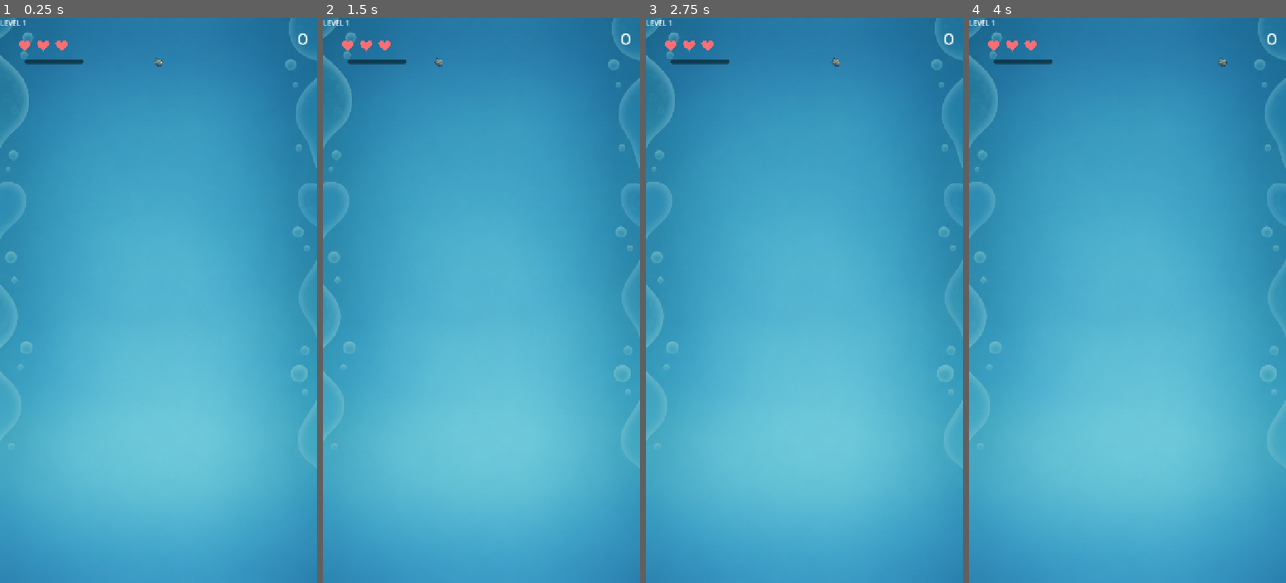
Above: before the commit, frames 1-4 (left to right).
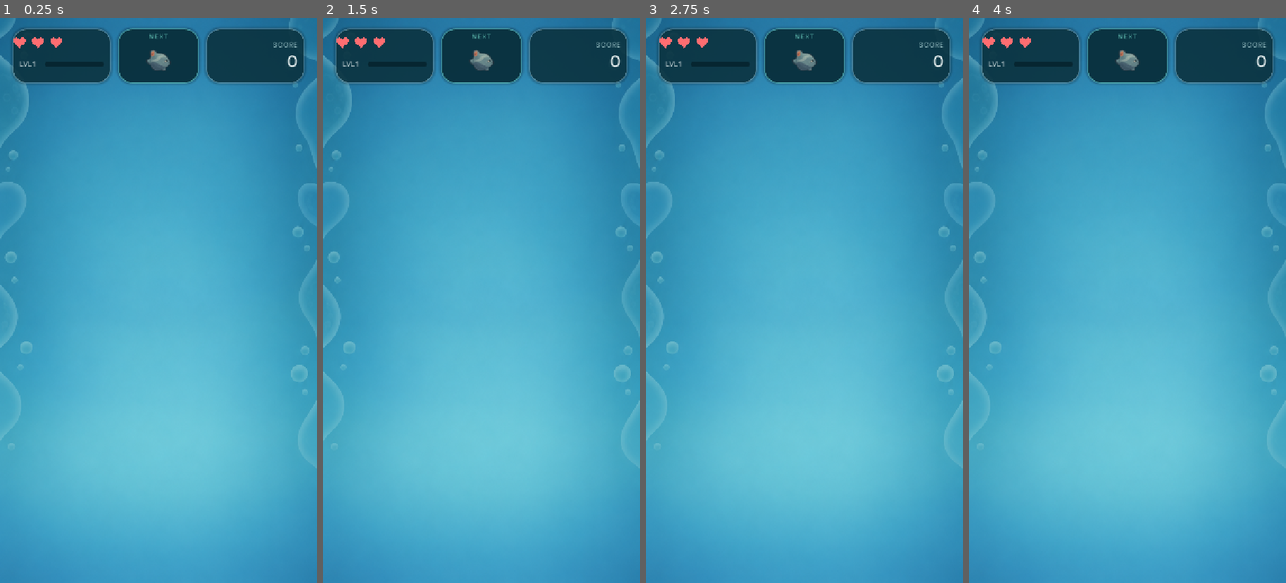
Above: after the commit, the same moments.

Repository: Trend25/Evolution_Game
Game: Godot game, scene res://scenes/Main.tscn
Two runs of this game, one before a commit and one after it. Both use one fixed random seed, a clock stepped at 60 frames per second and the inputs below.
Inputs (mouse positions are in pixels of both pictures, inside the frame that each line leads up to):
- Up to frame 1 (0.25 s): no input
- Up to frame 2 (1.5 s): tap Enter at 0.5 s; move the mouse to (551, 272) at 0.52 s; click (551, 272) at 0.67 s; tap Space at 1.25 s; drag from (418, 328) to (481, 108) at 1.27 s
- Up to frame 3 (2.75 s): tap Enter at 2 s; move the mouse to (836, 176) at 2.02 s; click (836, 176) at 2.17 s
- Up to frame 4 (4 s): tap Space at 2.75 s; drag from (1111, 413) to (1032, 215) at 2.77 s; tap Enter at 3.5 s; move the mouse to (1222, 385) at 3.52 s; click (1222, 385) at 3.67 s

The runs differ from the first frame. In frame 1, 8.4% of the frame differs, in the area x 0-98%, y 0-12%; in frame 2, 8.4%; in frame 3, 8.4%; in frame 4, 8.4%.
Error before the commit: Parse Error: Static function "compute_panel_layout()" not found in base "HUDRoot". (res://scripts/level_up_toast.gd:38)

Commit message:
feat: add dedicated next organism preview
Add a dedicated NEXT preview panel to the HUD row instead of relying on
a real, frozen physics Organism sitting visibly in the world:

- New three-panel top HUD layout (HUDRoot.compute_panel_layout, shared
  static helper also used by LevelUpToast so the toast stays aligned to
  the same row): Left (Lives+LVL/XP, 224px) / NEXT (184px, fixed-centered
  at x=360, matching the drop axis) / Score (224px). All three panels
  are exactly 124px tall. Panel widths shrink gracefully down to an
  80px floor under large safe-area margins; the NEXT panel position and
  width never change.
- next_preview.gd (NextPreview / Panel): renders the upcoming organism
  via its own TextureRect, reading stage/fish-part/bonus textures from
  organism_visual.gd's existing STAGE_TEXTURES / FISH_FRONT_TEXTURE /
  FISH_BACK_TEXTURE / BONUS_TINT_* constants through preload(...) - no
  duplication of that file's texture-mapping logic, no changes to it.
  The preview node has no collision, no _physics_process, cannot merge.
- spawner.gd: the pending organism is now kept invisible (visible =
  false) while it waits under Spawner, and made visible only at the
  moment of the real drop (visible = true in
  _drop_current_organism()) - so the same organism is never rendered
  twice (once in the world, once in the preview). Added
  next_organism_ready(preview_data) signal and
  get_pending_preview_data(), emitted from _prepare_next_organism().
  Cooldown, bonus timer, and fish-part pairing logic are unchanged.
- main.gd: wires Spawner.next_organism_ready to
  NextPreview.update_preview, with an explicit initial sync call in
  _ready() to cover the child-before-parent _ready() ordering race.

No changes to organism scale, collision radius, merge/evolution rules,
score/XP economy, bonus rate/timer, spawn cooldown, background, halo,
safe-area core logic, or CanvasLayer values (HUD=10, Toast=20,
GameOver=30).

Co-Authored-By: Claude Sonnet 5 <noreply@anthropic.com>
Claude-Session: https://claude.ai/code/session_01N9tHsh58i3BaywyNuiTqEg

Diff:
--- a/scenes/Main.tscn
+++ b/scenes/Main.tscn
@@ -11,6 +11,8 @@
 [ext_resource type="Script" path="res://scripts/background_visual.gd" id="9_backgroundvisual"]
 [ext_resource type="Texture2D" path="res://assets/background/evolution_playfield_v3_720x1280.png" id="10_bgplayfieldv3"]
 [ext_resource type="Script" path="res://scripts/hud_root.gd" id="11_hudroot"]
+[ext_resource type="Script" path="res://scripts/level_label.gd" id="12_levellabel"]
+[ext_resource type="Script" path="res://scripts/next_preview.gd" id="13_nextpreview"]
 
 [sub_resource type="RectangleShape2D" id="RectangleShape2D_wall_left"]
 size = Vector2(20, 1280)
@@ -86,29 +88,76 @@
 anchor_bottom = 1.0
 mouse_filter = 2
 
-[node name="TopLeftAnchor" type="Control" parent="UI_Canvas/HUDRoot"]
+[node name="LeftPanel" type="Panel" parent="UI_Canvas/HUDRoot"]
 mouse_filter = 2
 
-[node name="LivesUI" type="Node2D" parent="UI_Canvas/HUDRoot/TopLeftAnchor"]
-position = Vector2(40, 40)
+[node name="LivesUI" type="Node2D" parent="UI_Canvas/HUDRoot/LeftPanel"]
 script = ExtResource("4_livesui")
 
-[node name="XPBar" type="Node2D" parent="UI_Canvas/HUDRoot/TopLeftAnchor"]
-position = Vector2(40, 70)
+[node name="LevelLabel" type="Label" parent="UI_Canvas/HUDRoot/LeftPanel"]
+mouse_filter = 2
+text = "LVL 1"
+script = ExtResource("12_levellabel")
+
+[node name="XPBar" type="Node2D" parent="UI_Canvas/HUDRoot/LeftPanel"]
 script = ExtResource("7_xpbar")
 
-[node name="ScoreLabel" type="Label" parent="UI_Canvas/HUDRoot"]
-anchor_left = 1.0
+[node name="NextPanel" type="Panel" parent="UI_Canvas/HUDRoot"]
+mouse_filter = 2
+script = ExtResource("13_nextpreview")
+
+[node name="NextLabel" type="Label" parent="UI_Canvas/HUDRoot/NextPanel"]
+anchor_left = 0.0
 anchor_top = 0.0
 anchor_right = 1.0
 anchor_bottom = 0.0
-offset_left = -240.0
-offset_top = 20.0
-offset_right = -20.0
-offset_bottom = 60.0
+offset_top = 10.0
+offset_bottom = 26.0
+mouse_filter = 2
+horizontal_alignment = 1
+text = "NEXT"
+
+[node name="PreviewRect" type="TextureRect" parent="UI_Canvas/HUDRoot/NextPanel"]
+anchor_left = 0.5
+anchor_top = 0.0
+anchor_right = 0.5
+anchor_bottom = 0.0
+offset_left = -54.0
+offset_top = 30.0
+offset_right = 54.0
+offset_bottom = 114.0
+mouse_filter = 2
+expand_mode = 1
+stretch_mode = 5
+
+[node name="ScorePanel" type="Panel" parent="UI_Canvas/HUDRoot"]
+mouse_filter = 2
+
+[node name="ScoreCaption" type="Label" parent="UI_Canvas/HUDRoot/ScorePanel"]
+anchor_left = 0.0
+anchor_top = 0.0
+anchor_right = 1.0
+anchor_bottom = 0.0
+offset_left = 16.0
+offset_top = 28.0
+offset_right = -16.0
+offset_bottom = 46.0
 mouse_filter = 2
 horizontal_alignment = 2
-text = "Skor: 0"
+text = "SCORE"
+
+[node name="ScoreValue" type="Label" parent="UI_Canvas/HUDRoot/ScorePanel"]
+anchor_left = 0.0
+anchor_top = 0.0
+anchor_right = 1.0
+anchor_bottom = 0.0
+offset_left = 16.0
+offset_top = 50.0
+offset_right = -16.0
+offset_bottom = 96.0
+mouse_filter = 2
+horizontal_alignment = 2
+text = "0"
 script = ExtResource("5_scorelabel")
 
 [node name="GameOverScreen" parent="." instance=ExtResource("6_gameoverscreen")]
--- a/scripts/hud_root.gd
+++ b/scripts/hud_root.gd
@@ -1,40 +1,120 @@
 extends Control
 class_name HUDRoot
-## HUDRoot — fix: stabilize HUD layout and layer ordering. UI_Canvas altındaki
-## tüm normal HUD elemanlarının (LivesUI, XPBar, ScoreLabel) TEK, merkezi
-## yerleşim köküdür. Safe-area kenar paylarını SafeArea'dan okuyup
-## TopLeftAnchor ve ScoreLabel'e uygular — üç bileşende ayrı ayrı sihirli
-## sayı YOK, hepsi burada. Oynanış/organizma/skor/XP/can mantığına dokunmaz,
-## yalnızca konumlandırır.
+## HUDRoot — style: apply polished HUD and run summary. UI_Canvas altındaki
+## Sol (Lives+LVL/XP) / NEXT (feat: add dedicated next organism preview) /
+## Sağ (Score) panellerinin TEK, merkezi yerleşim ve stil köküdür. SafeArea'dan
+## okuduğu kenar paylarını üç panelin konum/boyutuna uygular -- panel
+## GENİŞLİKLERİ "yaklaşık" (kullanıcı talebi) olduğundan, safe-area çok büyük
+## bir kenar payı isterse Sol/Sağ panel GENİŞLİĞİ (yüksekliği veya NEXT'in
+## x=360 merkezini ASLA) daraltılarak barındırılır -- NEXT panel merkezi hep
+## SABİT x=360'ta kalır (kullanıcı talebi: "tam oturmalı"). Oynanış/organizma/
+## skor/XP/can mantığına dokunmaz, yalnızca konumlandırır+stil uygular.
+##
+## compute_panel_layout() STATIC'tir ve LevelUpToast (bkz. level_up_toast.gd)
+## tarafından da çağrılır -- toast'ın "HUD'un hemen altında" konumu bu HUDRoot
+## ile ÇATALLANMAZ, aynı tek fonksiyondan gelir.
 ##
 ## Tam ekranı kaplayan bir Control olduğu için mouse_filter=IGNORE (hem
-## kendisinde hem çocuklarında, bkz. Main.tscn'deki node override'ları)
-## ZORUNLU: aksi halde Spawner'ın _unhandled_input ile dinlediği
-## sürükle-bırak dokunma/fare girdisini sessizce yutar ve oynanışı kırar.
+## kendisinde hem üç panelinde, bkz. Main.tscn'deki node override'ları)
+## ZORUNLU: aksi halde Spawner'ın _unhandled_input ile dinlediği sürükle-bırak
+## dokunma/fare girdisini sessizce yutar ve oynanışı kırar.
 
-const SCORE_LABEL_WIDTH: float = 220.0    # Orijinal genişlik (480-700 @720px) -- görsel olarak değişmedi
-const SCORE_LABEL_HEIGHT: float = 40.0    # Orijinal yükseklik (20-60) -- görsel olarak değişmedi
-const SCORE_BASE_TOP: float = 20.0        # Orijinal üst boşluk -- safe-area payı yalnızca bunu AŞARSA etkili olur
-const SCORE_BASE_RIGHT_GAP: float = 20.0  # Orijinal sağ kenar boşluğu -- safe-area payı yalnızca bunu AŞARSA etkili olur
+const PANEL_HEIGHT: float = 124.0        # kullanıcı talebi: üç panel de bu yükseklikte
+const LEFT_PANEL_WIDTH: float = 224.0    # kullanıcı talebi: "yaklaşık"
+const NEXT_PANEL_WIDTH: float = 184.0    # kullanıcı talebi: "yaklaşık", SABİT (daralmaz)
+const SCORE_PANEL_WIDTH: float = 224.0   # kullanıcı talebi: "yaklaşık"
+const PANEL_GAP: float = 16.0
+const NEXT_CENTER_X: float = 360.0       # kullanıcı talebi: "x=360 eksenine tam oturmalı"
+const OUTER_MIN_MARGIN: float = 12.0     # kullanıcı talebi: "safe-area + minimum 12px"
+const TOP_MIN_MARGIN: float = 16.0
 
-@onready var _top_left_anchor: Control = $TopLeftAnchor
-@onready var _score_label: Label = $ScoreLabel
+const LEFT_INNER_PADDING: float = 16.0
+const HEARTS_ROW_HEIGHT: float = 28.0
+const LEFT_ROW_GAP: float = 10.0
+const LEVEL_LABEL_WIDTH: float = 50.0
+const LEVEL_XP_ROW_HEIGHT: float = 20.0
+
+@onready var _left_panel: Panel = $LeftPanel
+@onready var _next_panel: Panel = $NextPanel
+@onready var _score_panel: Panel = $ScorePanel
+@onready var _lives_ui: Node2D = $LeftPanel/LivesUI
+@onready var _level_label: Label = $LeftPanel/LevelLabel
+@onready var _xp_bar: Node2D = $LeftPanel/XPBar
+@onready var _score_caption: Label = $ScorePanel/ScoreCaption
 
 func _ready() -> void:
+	_left_panel.add_theme_stylebox_override("panel", HUDTheme.make_hud_panel_stylebox())
+	_score_panel.add_theme_stylebox_override("panel", HUDTheme.make_hud_panel_stylebox())
+	HUDTheme.style_label(_score_caption, HUDTheme.make_spaced_variation(HUDTheme.FONT_UI, 2), 14, HUDTheme.TEXT_SECONDARY)
+	_score_caption.text = "SCORE"
 	_apply_safe_area()
 	get_tree().root.size_changed.connect(_apply_safe_area)
 
-## Safe-area kenar paylarını okuyup HUD köşelerine uygular. Yalnızca bu
-## fonksiyon SafeArea'yı çağırır -- diğer HUD script'leri (lives_ui.gd,
-## xp_bar.gd, score_label.gd) bundan tamamen habersizdir ve değiştirilmedi.
+## Safe-area kenar paylarını okuyup üç panelin konum/boyutuna VE Sol Panel
+## içindeki LivesUI/LevelLabel/XPBar'ın yerleşimine uygular. Yalnızca bu
+## fonksiyon SafeArea'yı çağırır -- alt bileşenler (lives_ui.gd, xp_bar.gd,
+## score_label.gd, level_label.gd) bundan tamamen habersizdir.
 func _apply_safe_area() -> void:
-	var m: Dictionary = SafeArea.get_margins()
-	_top_left_anchor.position = Vector2(m.get("left", 0.0), m.get("top", 0.0))
+	var layout: Dictionary = compute_panel_layout(SafeArea.get_margins())
 
-	var right_margin: float = m.get("right", 0.0)
-	var top_margin: float = m.get("top", 0.0)
-	var extra_right: float = max(0.0, right_margin - SafeArea.FALLBACK_SIDE)
-	_score_label.offset_right = -(SCORE_BASE_RIGHT_GAP + extra_right)
-	_score_label.offset_left = _score_label.offset_right - SCORE_LABEL_WIDTH
-	_score_label.offset_top = max(SCORE_BASE_TOP, top_margin)
-	_score_label.offset_bottom = _score_label.offset_top + SCORE_LABEL_HEIGHT
+	var top: float = layout.get("top", TOP_MIN_MARGIN)
+	var height: float = layout.get("height", PANEL_HEIGHT)
+
+	_left_panel.position = Vector2(layout.get("left_x", 28.0), top)
+	_left_panel.size = Vector2(layout.get("left_w", LEFT_PANEL_WIDTH), height)
+
+	_next_panel.position = Vector2(layout.get("next_x", 268.0), top)
+	_next_panel.size = Vector2(layout.get("next_w", NEXT_PANEL_WIDTH), height)
+
+	_score_panel.position = Vector2(layout.get("score_x", 468.0), top)
+	_score_panel.size = Vector2(layout.get("score_w", SCORE_PANEL_WIDTH), height)
+
+	_layout_left_panel_content(layout.get("left_w", LEFT_PANEL_WIDTH), height)
+
+## Sol Panel'in İÇİNDEKİ hearts row + LVL/XP row grubunu dikey ortalar; XP
+## barının ÇİZİM genişliğini panel daralırsa/genişlerse yeniden hesaplar.
+## LivesUI/LevelLabel her zaman sol içe hizalıdır (genişlik onları etkilemez).
+func _layout_left_panel_content(panel_width: float, panel_height: float) -> void:
+	var content_height: float = HEARTS_ROW_HEIGHT + LEFT_ROW_GAP + LEVEL_XP_ROW_HEIGHT
+	var top_offset: float = max(12.0, (panel_height - content_height) / 2.0)
+
+	_lives_ui.position = Vector2(LEFT_INNER_PADDING, top_offset)
+
+	var row_y: float = top_offset + HEARTS_ROW_HEIGHT + LEFT_ROW_GAP
+	_level_label.position = Vector2(LEFT_INNER_PADDING, row_y)
+	_level_label.size = Vector2(LEVEL_LABEL_WIDTH, LEVEL_XP_ROW_HEIGHT)
+
+	var xp_bar_x: float = LEFT_INNER_PADDING + LEVEL_LABEL_WIDTH + 8.0
+	var xp_bar_width: float = max(40.0, panel_width - xp_bar_x - LEFT_INNER_PADDING)
+	_xp_bar.position = Vector2(xp_bar_x, row_y + (LEVEL_XP_ROW_HEIGHT - XPBar.BAR_HEIGHT) / 2.0)
+	if _xp_bar.has_method("set_bar_width"):
+		_xp_bar.set_bar_width(xp_bar_width)
+
+## Verilen safe-area kenar paylarına göre üç panelin konum/boyutunu hesaplar.
+## STATIC: LevelUpToast da (kendi capsule'ünü HUD'un hemen altına koymak için)
+## bu AYNI fonksiyonu çağırır -- konum mantığı çatallanmaz. Oyun dünyası
+## koordinatlarına dokunmaz.
+static func compute_panel_layout(margins: Dictionary) -> Dictionary:
+	var safe_left: float = max(float(margins.get("left", 0.0)), OUTER_MIN_MARGIN)
+	var safe_right: float = max(float(margins.get("right", 0.0)), OUTER_MIN_MARGIN)
+	var safe_top: float = max(float(margins.get("top", 0.0)), TOP_MIN_MARGIN)
+
+	var next_left: float = NEXT_CENTER_X - NEXT_PANEL_WIDTH / 2.0
+	var next_right: float = NEXT_CENTER_X + NEXT_PANEL_WIDTH / 2.0
+
+	var left_right_edge: float = next_left - PANEL_GAP
+	var ideal_left_x: float = left_right_edge - LEFT_PANEL_WIDTH
+	var left_x: float = max(safe_left, ideal_left_x)
+	var left_w: float = max(80.0, left_right_edge - left_x)
+
+	var score_left_edge: float = next_right + PANEL_GAP
+	var score_right_edge_max: float = 720.0 - safe_right
+	var score_w: float = max(80.0, min(SCORE_PANEL_WIDTH, score_right_edge_max - score_left_edge))
+
+	return {
+		"top": safe_top,
+		"height": PANEL_HEIGHT,
+		"left_x": left_x, "left_w": left_w,
+		"next_x": next_left, "next_w": NEXT_PANEL_WIDTH,
+		"score_x": score_left_edge, "score_w": score_w,
+	}
--- a/scripts/main.gd
+++ b/scripts/main.gd
@@ -10,10 +10,19 @@
 ## kararı kullanıcıyla teyit etmesi önerilir.
 
 @onready var organism_container: Node = $OrganismContainer
+@onready var _spawner: Spawner = $Spawner
+@onready var _next_preview: NextPreview = $UI_Canvas/HUDRoot/NextPanel
 
 func _ready() -> void:
 	GameManager.life_lost.connect(_on_life_lost)
 	GameManager.run_reset.connect(_clear_organism_container)
+	# feat: add dedicated next organism preview -- Spawner sinyalini NEXT
+	# UI'a bagla, VE ilk kare icin bekleyen canliyi elle senkronize et (Godot
+	# _ready() cocuktan-ebeveyne dogru calisir; Spawner._ready() ilk
+	# next_organism_ready'i Main._ready() BAGLANMADAN once yayinlar --
+	# bu satir o yarisi onler). Oynanis/spawn mantigina dokunmaz.
+	_spawner.next_organism_ready.connect(_next_preview.update_preview)
+	_next_preview.update_preview(_spawner.get_pending_preview_data())
 
 ## UC-03 Adım 2: Can kaybında fanustaki tüm canlıları kaldırır.
 func _on_life_lost(_lives_remaining: int) -> void:
--- /dev/null
+++ b/scripts/next_preview.gd
@@ -0,0 +1,50 @@
+extends Panel
+class_name NextPreview
+## NextPreview — feat: add dedicated next organism preview. UI_Canvas/HUDRoot
+## altındaki "NEXT" panelinin GÖRSEL-SADECE önizlemesi. Spawner'dan gelen
+## stage_id/is_bonus/is_fish_part/fish_part_index verisini okuyup uygun
+## dokuyu gösterir -- KENDİ fizik/collision/merge'i YOKTUR, _physics_process
+## çalışmaz, dünya-uzayında hiçbir karşılığı yoktur, hiçbir organizmayla
+## birleşemez. organism_visual.gd'nin STAGE_TEXTURES/FISH_FRONT_TEXTURE/
+## FISH_BACK_TEXTURE/BONUS_TINT_* sabitlerini (preload edilmiş script kaynağı
+## üzerinden, class_name olmadan da const'lara böyle erişilebilir) OKUR --
+## doku eşlemesi TEK bir yerde (organism_visual.gd) kalır, burada tekrar
+## edilmez/çatallanmaz; büyük/riskli bir organism_visual refactor'ı yapılmadı.
+
+const OrganismVisualScript: GDScript = preload("res://scripts/organism_visual.gd")
+
+@onready var _preview_rect: TextureRect = $PreviewRect
+@onready var _label: Label = $NextLabel
+
+func _ready() -> void:
+	_apply_style()
+
+func _apply_style() -> void:
+	add_theme_stylebox_override("panel", HUDTheme.make_next_panel_stylebox())
+	HUDTheme.style_label(_label, HUDTheme.make_spaced_variation(HUDTheme.FONT_UI, 2), 13, HUDTheme.MINT_ACCENT)
+	_label.text = "NEXT"
+
+## Spawner.next_organism_ready sinyali VE Main.gd'nin ilk senkronizasyon
+## çağrısı tarafından tetiklenir (bkz. main.gd -- _ready() sıra riskine karşı).
+## Yalnızca GÖRSEL günceller: hiçbir fizik/collision/merge nesnesi oluşturmaz
+## veya taşımaz, spawn/cooldown/bonus/fish-pairing mantığına dokunmaz.
+func update_preview(data: Dictionary) -> void:
+	if data.is_empty():
+		_preview_rect.texture = null
+		return
+	var stage_id: int = int(data.get("stage_id", 0))
+	var is_bonus: bool = bool(data.get("is_bonus", false))
+	var is_fish_part: bool = bool(data.get("is_fish_part", false))
+	var fish_part_index: int = int(data.get("fish_part_index", 0))
+
+	var texture: Texture2D = null
+	if is_fish_part:
+		texture = OrganismVisualScript.FISH_FRONT_TEXTURE if fish_part_index == 0 else OrganismVisualScript.FISH_BACK_TEXTURE
+	else:
+		texture = OrganismVisualScript.STAGE_TEXTURES.get(stage_id, null)
+
+	_preview_rect.texture = texture
+	if is_bonus:
+		_preview_rect.modulate = Color.WHITE.lerp(OrganismVisualScript.BONUS_TINT_COLOR, OrganismVisualScript.BONUS_TINT_STRENGTH)
+	else:
+		_preview_rect.modulate = Color.WHITE
--- a/scripts/spawner.gd
+++ b/scripts/spawner.gd
@@ -19,6 +19,8 @@
 # üretmek istediğinde tek bir tam Balık yerine arka arkaya İKİ "Balık
 # Parçası" düşürür (bkz. organism.gd is_fish_part/fish_part_index).
 const FISH_STAGE_ID: int = 3  # OrganismTypes.STAGES[3] = Balık
+
+signal next_organism_ready(preview_data: Dictionary)  # feat: add dedicated next organism preview -- NEXT UI güncellemesi için
 
 @export var left_bound_x: float = 0.0
 @export var right_bound_x: float = 720.0
@@ -89,6 +91,7 @@
 	var dropped: Organism = _pending_organism
 	_pending_organism = null
 	dropped.freeze = false
+	dropped.visible = true  # feat: add dedicated next organism preview -- dunya-uzayinda gorunur olma ani TAM burasi
 	dropped.reparent(organism_container)
 	_cooldown_remaining = DROP_COOLDOWN_SECONDS
 	_prepare_next_organism()
@@ -124,5 +127,24 @@
 	_pending_organism.freeze = true
 	_pending_organism.is_bonus = _bonus_flag_ready  # Bonus Sistemi: bekleyen bayrak varsa yeni canlıya uygula
 	_bonus_flag_ready = false
+	# feat: add dedicated next organism preview -- gercek fizik objesi drop
+	# edilene kadar dunya-uzayinda GORUNMEZ (NEXT panelinin kendi ayri
+	# TextureRect onizlemesi gorunur olani ustlenir, bkz. next_preview.gd).
+	_pending_organism.visible = false
 	add_child(_pending_organism)
 	_pending_organism.position = Vector2.ZERO
+	next_organism_ready.emit(get_pending_preview_data())
+
+## feat: add dedicated next organism preview -- NEXT paneli icin, bekleyen
+## canlinin gorsel kimligini (stage_id/is_bonus/is_fish_part/fish_part_index)
+## salt-okunur bir Dictionary olarak disa verir. Fizik/collision/merge/spawn
+## mantigina dokunmaz.
+func get_pending_preview_data() -> Dictionary:
+	if _pending_organism == null:
+		return {}
+	return {
+		"stage_id": _pending_organism.stage_id,
+		"is_bonus": _pending_organism.is_bonus,
+		"is_fish_part": _pending_organism.is_fish_part,
+		"fish_part_index": _pending_organism.fish_part_index,
+	}
Not shown: 1 places in scenes/Main.tscn that only renumber resources
